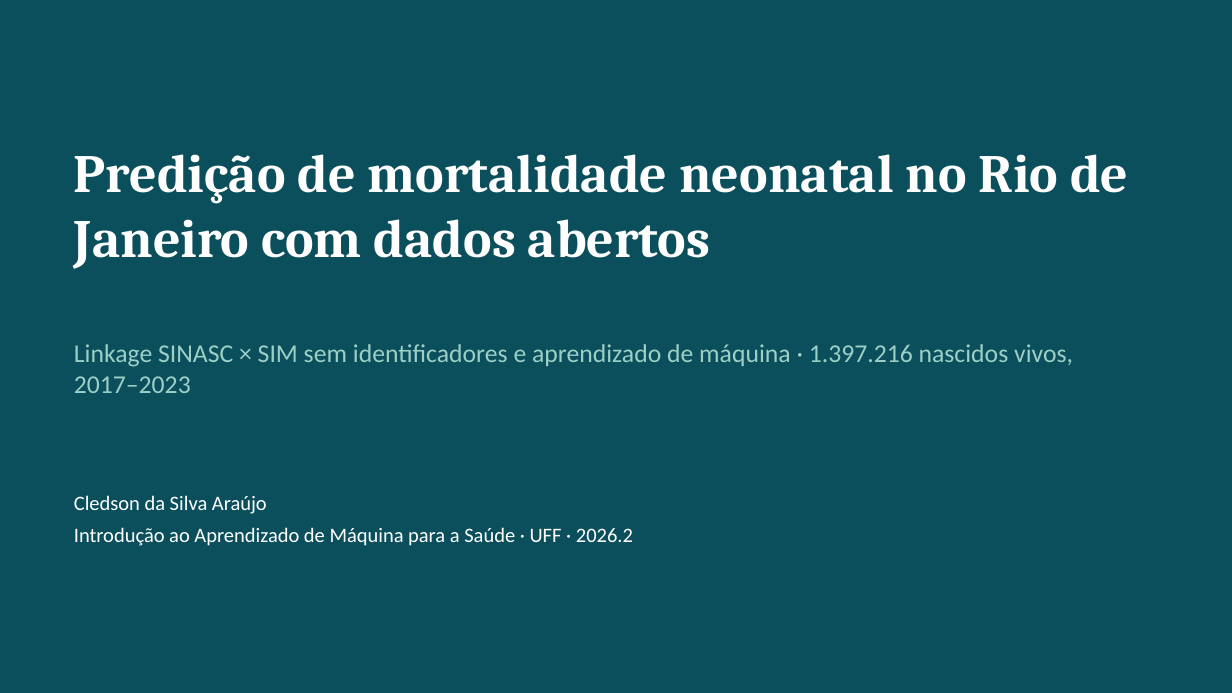
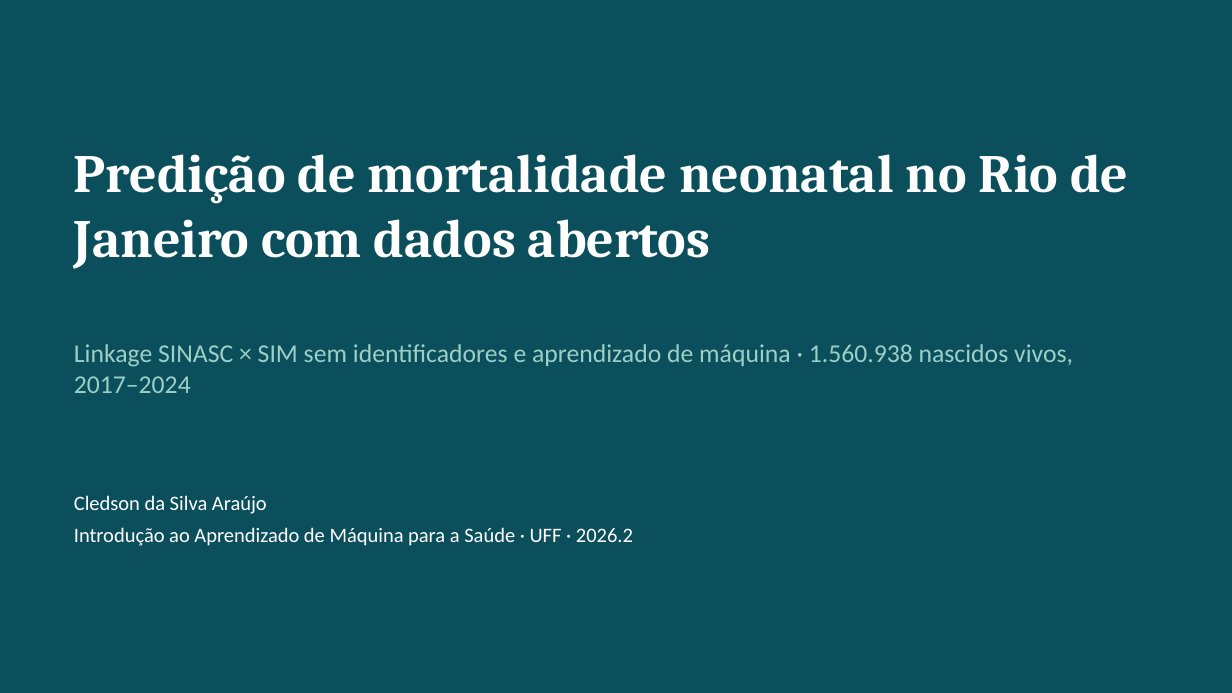
Before and after one commit to CledsonSilvaAraujo/mortalidade-neonatal-rj, a slide deck: slide 1 of slides/apresentacao.pptx. Drawn at 1232x693 pixels with LibreOffice and Linux fonts; fonts in the diff are those of the drawing. Boxes give left, top, right and bottom in pixels: in the first picture for what was removed or moved away, otherwise in the second. Text is boxed around its words. In the diff, an @@ line names an element or a change of style, - is before the commit and + after.

```diff
--- a/slides/apresentacao.pptx
+++ b/slides/apresentacao.pptx
@@ text at bbox=[74, 344, 1073, 393]: text changed @@
-Linkage SINASC × SIM sem identificadores e aprendizado de máquina · 1.397.216 nascidos vivos, 2017–2023
+Linkage SINASC × SIM sem identificadores e aprendizado de máquina · 1.560.938 nascidos vivos, 2017–2024
```
Also in this commit, not shown: 13 other slides changed, 49 other files.
